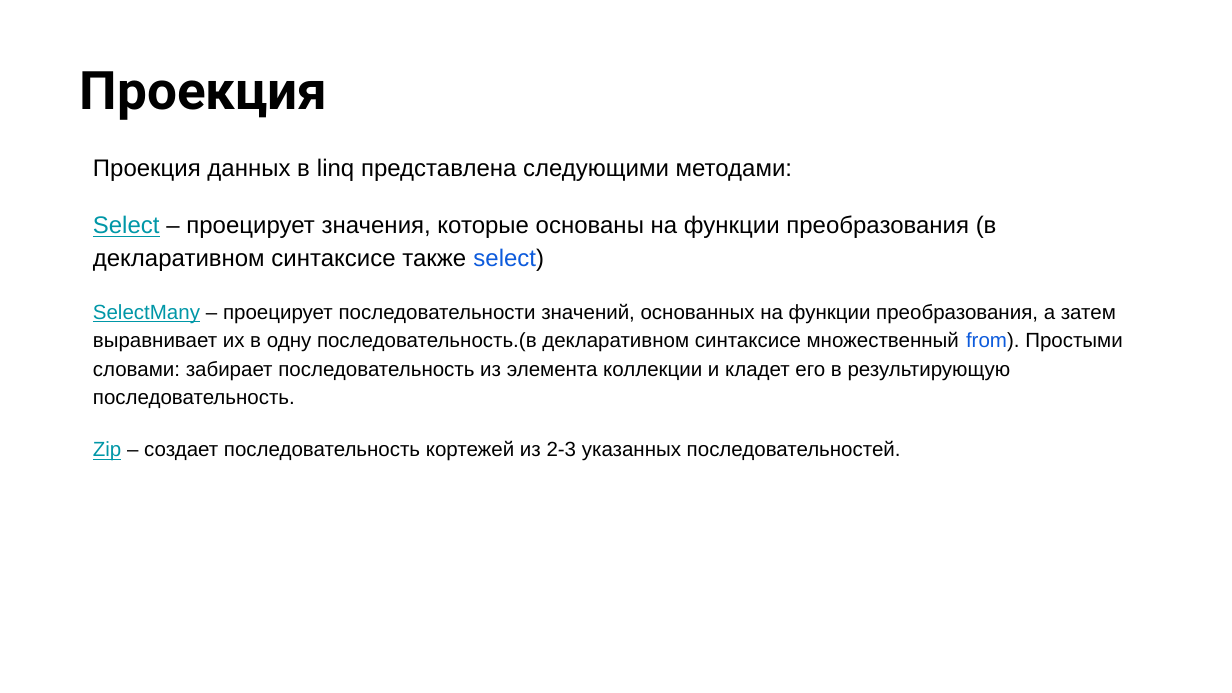
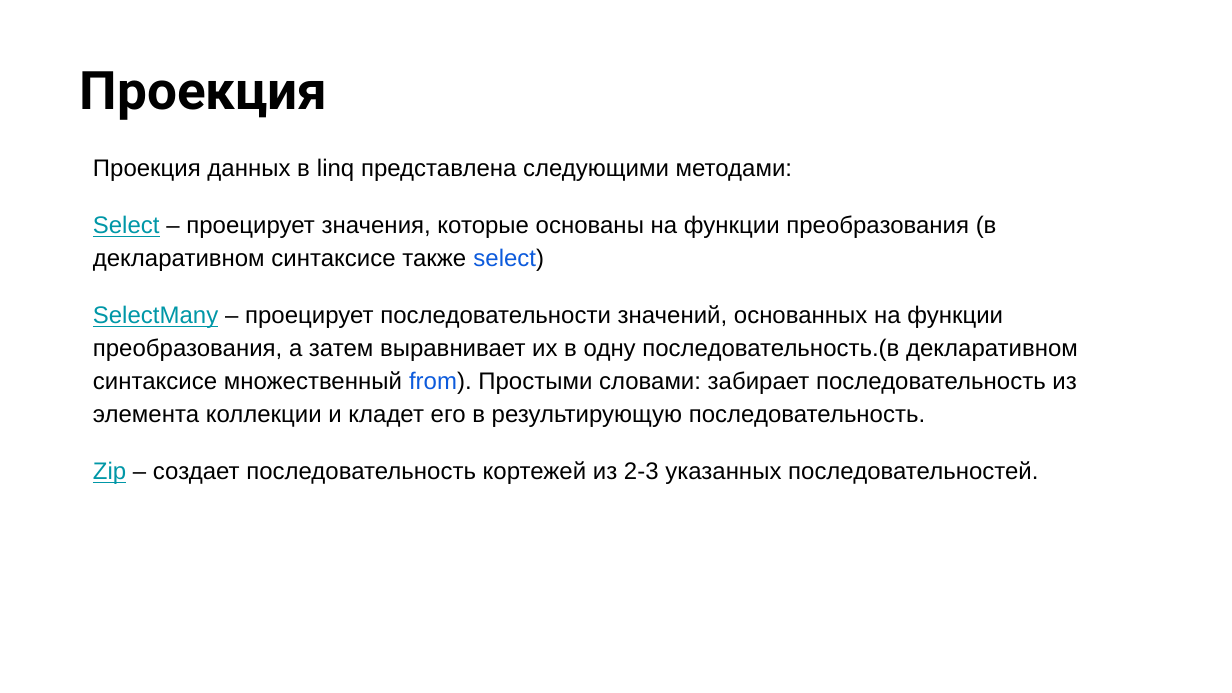
Before and after one commit to NilovPavel/LessonsLinq, a slide deck: slide 14 of LinqOperators.pptx. Drawn at 1232x693 pixels with LibreOffice and Linux fonts; fonts in the diff are those of the drawing; background and template pictures are left out. Boxes give left, top, right and bottom in pixels: in the first picture for what was removed or moved away, otherwise in the second. Text is boxed around its words. In the diff, an @@ line names an element or a change of style, - is before the commit and + after.

```diff
--- a/LinqOperators.pptx
+++ b/LinqOperators.pptx
@@ text at (93,305,1078,484): size 12 to 14 pt in "SelectMany – проецирует последовательности значений, основан ...", "Zip – создает последовательность кортежей из 2-3 ..." @@
```
Also in this commit, not shown: 6 other slides changed, 5 slides added, 2 slides removed, 1 other file.
